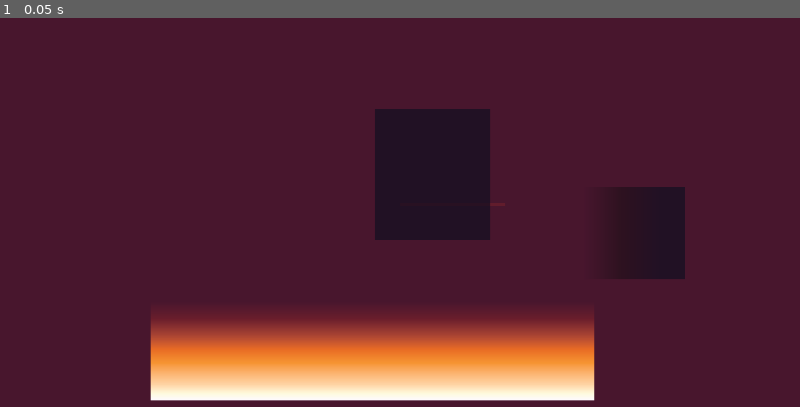
Above: before the commit, frame 1.
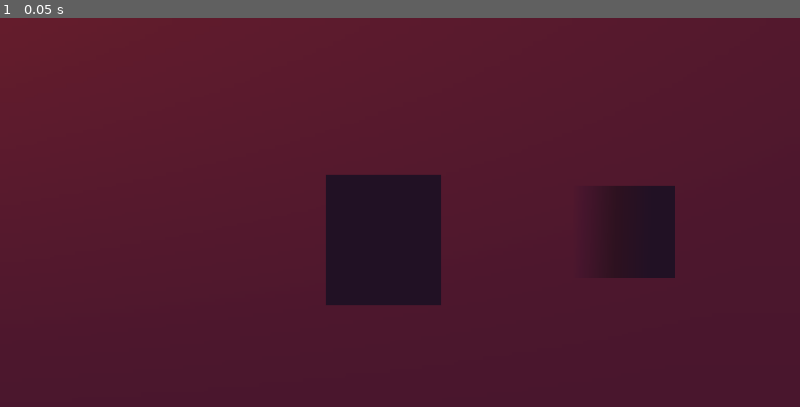
Above: after the commit, the same moment.

Repository: Aurif/az_zy-idle
Game: Godot game, scene res://scenes/main.tscn
Two runs of this game, one before a commit and one after it. Both use one fixed random seed, a clock stepped at 60 frames per second and the inputs below. Before the commit the project has no main scene; this scene is started directly in both runs.
Inputs:
- Up to frame 1 (0.05 s): no input

The runs differ from the first frame. In frame 1, 21% of the frame differs, in the area x 0-86%, y 0-99%.

Commit message:
Godot - added background

Diff:
--- a/Game Source/project.godot
+++ b/Game Source/project.godot
@@ -12,6 +12,7 @@
 
 config/name="Az_zy - idle"
 config/tags=PackedStringArray("azzy")
+run/main_scene="res://scenes/main.tscn"
 config/features=PackedStringArray("4.3", "GL Compatibility")
 config/icon="res://icon.svg"
 
--- a/Game Source/scenes/main.tscn
+++ b/Game Source/scenes/main.tscn
@@ -2,6 +2,22 @@
 
 [ext_resource type="Material" uid="uid://ty0e66eulwk2" path="res://shader/shader.tres" id="1_rta6o"]
 [ext_resource type="Texture2D" uid="uid://dxb6wr1r452am" path="res://art/white.png" id="2_4kcmi"]
+
+[sub_resource type="Gradient" id="Gradient_e7cc0"]
+interpolation_mode = 2
+colors = PackedColorArray(0.4, 0.4, 0.4, 1, 0.301961, 0.301961, 0.301961, 1)
+
+[sub_resource type="GradientTexture2D" id="GradientTexture2D_knc4w"]
+gradient = SubResource("Gradient_e7cc0")
+use_hdr = true
+fill_to = Vector2(0, 1)
+
+[sub_resource type="Gradient" id="Gradient_jfmur"]
+colors = PackedColorArray(0.3, 0.3, 0.3, 0, 0.3, 0.3, 0.3, 0.686275)
+
+[sub_resource type="GradientTexture2D" id="GradientTexture2D_421af"]
+gradient = SubResource("Gradient_jfmur")
+fill_to = Vector2(1, 0.348624)
 
 [sub_resource type="Gradient" id="Gradient_glu42"]
 colors = PackedColorArray(0, 0, 0, 1, 0, 0, 0, 1)
@@ -15,18 +31,6 @@
 [sub_resource type="GradientTexture2D" id="GradientTexture2D_4qkdf"]
 gradient = SubResource("Gradient_nc0tx")
 
-[sub_resource type="Gradient" id="Gradient_umqsl"]
-colors = PackedColorArray(1, 1, 1, 0, 1, 1, 1, 1)
-
-[sub_resource type="GradientTexture1D" id="GradientTexture1D_3eu6g"]
-gradient = SubResource("Gradient_umqsl")
-
-[sub_resource type="Gradient" id="Gradient_d224h"]
-colors = PackedColorArray(1, 1, 1, 0.133333, 1, 1, 1, 0.133333)
-
-[sub_resource type="GradientTexture1D" id="GradientTexture1D_xt2cf"]
-gradient = SubResource("Gradient_d224h")
-
 [node name="Root" type="Control"]
 layout_mode = 3
 anchors_preset = 15
@@ -34,28 +38,44 @@
 anchor_bottom = 1.0
 grow_horizontal = 2
 grow_vertical = 2
+metadata/_edit_lock_ = true
+
+[node name="Background" type="Control" parent="."]
+layout_mode = 1
+anchors_preset = 15
+anchor_right = 1.0
+anchor_bottom = 1.0
+grow_horizontal = 2
+grow_vertical = 2
+
+[node name="VerticalGradient" type="TextureRect" parent="Background"]
+layout_mode = 1
+anchors_preset = 15
+anchor_right = 1.0
+anchor_bottom = 1.0
+grow_horizontal = 2
+grow_vertical = 2
+texture = SubResource("GradientTexture2D_knc4w")
+
+[node name="HorizontalGradient" type="TextureRect" parent="Background"]
+layout_mode = 1
+anchors_preset = 15
+anchor_right = 1.0
+anchor_bottom = 1.0
+grow_horizontal = 2
+grow_vertical = 2
+texture = SubResource("GradientTexture2D_421af")
 
 [node name="Sprite2D1" type="Sprite2D" parent="."]
-position = Vector2(1038, 375)
+position = Vector2(920, 533)
 scale = Vector2(1.08203, 313.5)
 texture = SubResource("GradientTexture1D_bncvm")
 
 [node name="Sprite2D2" type="Sprite2D" parent="."]
 modulate = Color(0, 0, 0, 1)
-position = Vector2(1520, 516)
+position = Vector2(1496, 513)
 scale = Vector2(3.85156, 3.45313)
 texture = SubResource("GradientTexture2D_4qkdf")
-
-[node name="Sprite2D3" type="Sprite2D" parent="."]
-position = Vector2(894, 799)
-rotation = 1.5708
-scale = Vector2(0.931085, 1064.26)
-texture = SubResource("GradientTexture1D_3eu6g")
-
-[node name="Sprite2D4" type="Sprite2D" parent="."]
-position = Vector2(1087, 448)
-scale = Vector2(0.984375, 7.25001)
-texture = SubResource("GradientTexture1D_xt2cf")
 
 [node name="Shader" type="TextureRect" parent="."]
 material = ExtResource("1_rta6o")
